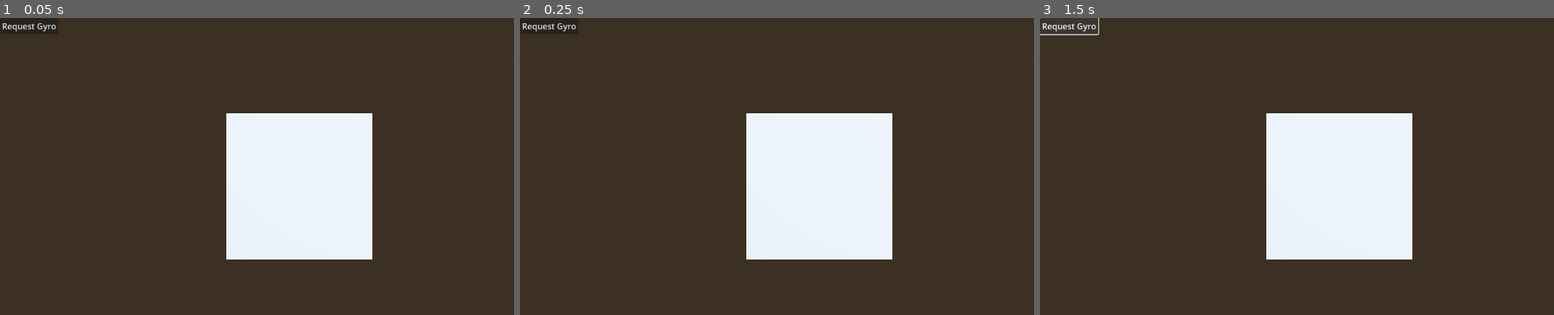
Above: before the commit, frames 1-3 (left to right).
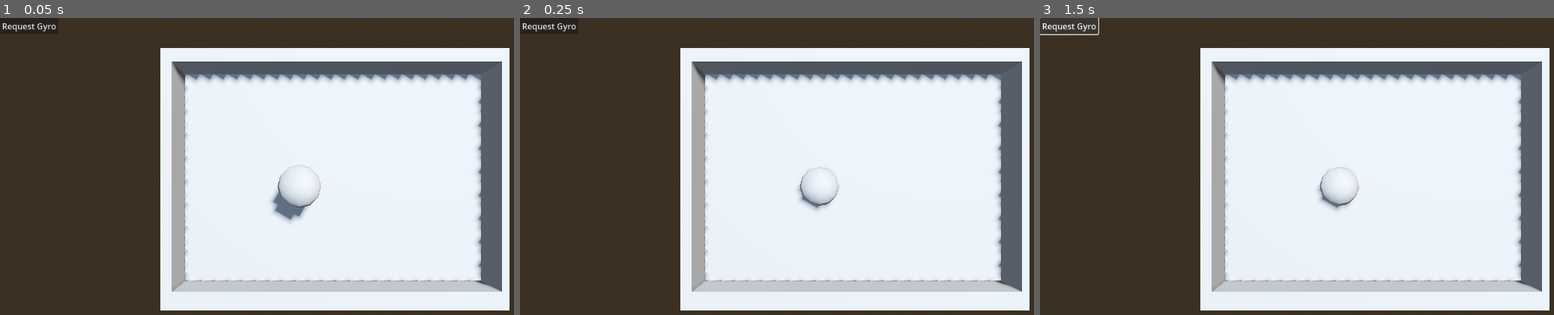
Above: after the commit, the same moments.

Repository: josephsmithberger/Xogot-Game-Jam
Game: Godot game, scene res://test_scene.tscn
The game is run twice, just before and just after one commit, with the same random seed, the same clock (stepped at 60 frames per second) and the same inputs.
Inputs:
- Up to frame 1 (0.05 s): no input
- Up to frame 2 (0.25 s): no input
- Up to frame 3 (1.5 s): click "Request Gyro" at 0.5 s; click "Request Gyro" at 1.25 s

The runs differ from the first frame. In frame 1, 47% of the frame differs, in the area x 31-100%, y 10-99%; in frame 2, 46%; in frame 3, 46%.

Commit message:
Working Prototype

Diff:
--- a/project.godot
+++ b/project.godot
@@ -31,7 +31,7 @@
 [xogot]
 
 project/editorState=[{
-"column": 48,
+"column": 0,
 "current": true,
 "line": 28,
 "path": "res://gyro_test.gd",
--- a/test_scene.tscn
+++ b/test_scene.tscn
@@ -16,23 +16,10 @@
 tonemap_mode = 2
 glow_enabled = true
 
-[sub_resource type="BoxMesh" id="BoxMesh_xl5vp"]
+[sub_resource type="SphereShape3D" id="SphereShape3D_ia1lp"]
+radius = 0.2
 
 [node name="Test Scene" type="Node3D"]
-
-[node name="WorldEnvironment" type="WorldEnvironment" parent="."]
-environment = SubResource("Environment_i4fjr")
-
-[node name="DirectionalLight3D" type="DirectionalLight3D" parent="."]
-transform = Transform3D(-0.866025, -0.433013, 0.25, 0, 0.5, 0.866025, -0.5, 0.75, -0.433013, 0, 0, 0)
-shadow_enabled = true
-
-[node name="BoxMesh" type="MeshInstance3D" parent="."]
-mesh = SubResource("BoxMesh_xl5vp")
-script = ExtResource("1_uhqqe")
-
-[node name="Camera3D" type="Camera3D" parent="."]
-transform = Transform3D(1, 0, 0, 0, -4.37114e-08, 1, 0, -1, -4.37114e-08, 0, 2, 0)
 
 [node name="CanvasLayer" type="CanvasLayer" parent="."]
 
@@ -49,4 +36,36 @@
 text = "Request Gyro"
 script = ExtResource("2_ia1lp")
 
+[node name="WorldEnvironment" type="WorldEnvironment" parent="."]
+environment = SubResource("Environment_i4fjr")
+
+[node name="DirectionalLight3D" type="DirectionalLight3D" parent="."]
+transform = Transform3D(-0.866025, -0.433013, 0.25, 0, 0.5, 0.866025, -0.5, 0.75, -0.433013, 0, 0, 0)
+shadow_enabled = true
+
+[node name="Camera3D" type="Camera3D" parent="."]
+transform = Transform3D(1, 0, 0, 0, -4.37114e-08, 1, 0, -1, -4.37114e-08, 0, 2, 0)
+
+[node name="Level" type="CSGCombiner3D" parent="."]
+use_collision = true
+script = ExtResource("1_uhqqe")
+
+[node name="CSGBox3D" type="CSGBox3D" parent="Level"]
+transform = Transform3D(1, 0, 0, 0, 1, 0, 0, 0, 1, 0.351945, -0.354536, -0.0678947)
+use_collision = true
+size = Vector3(3.46582, 0.353027, 2.60522)
+
+[node name="CSGBox3D2" type="CSGBox3D" parent="Level/CSGBox3D"]
+transform = Transform3D(1, 0, 0, 0, 1, 0, 0, 0, 1, 0.0205765, 0.154664, -0.0285583)
+operation = 2
+size = Vector3(3.28552, 0.468384, 2.28914)
+
+[node name="RigidBody3D" type="RigidBody3D" parent="."]
+
+[node name="CollisionShape3D" type="CollisionShape3D" parent="RigidBody3D"]
+shape = SubResource("SphereShape3D_ia1lp")
+
+[node name="CSGSphere3D" type="CSGSphere3D" parent="RigidBody3D"]
+radius = 0.2
+
 [connection signal="pressed" from="CanvasLayer/Control/Button" to="CanvasLayer/Control/Button" method="_on_pressed"]
